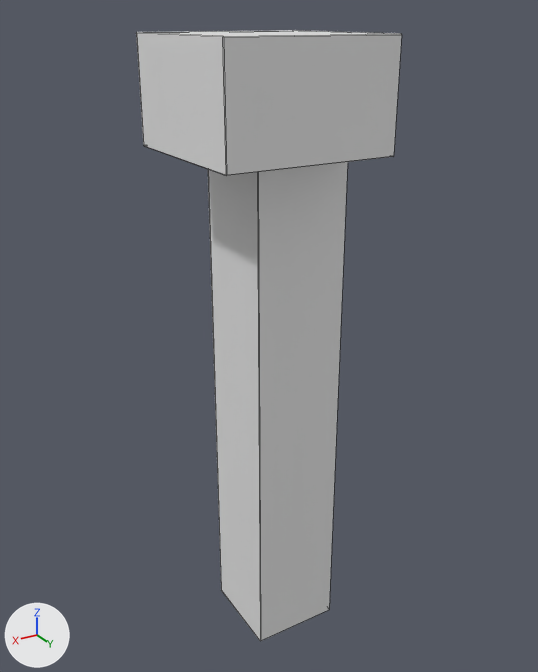
Before and after pictures for a commit that changed the FBX model SmugglerUnity/Assets/Models/urbanShops/wallCorner1.fbx.
Rendered twice from a camera (50 mm lens) standing at (0.306, 1.037, 2.04) and looking at (-0.79, -0.79, 1.127). The lights are fixed; the arrows at lower left show +X, +Y and +Z. Mesh edges are drawn as thin lines. Vertices at the same position are counted once.

Objects in the first picture: 'wallCorner1'.
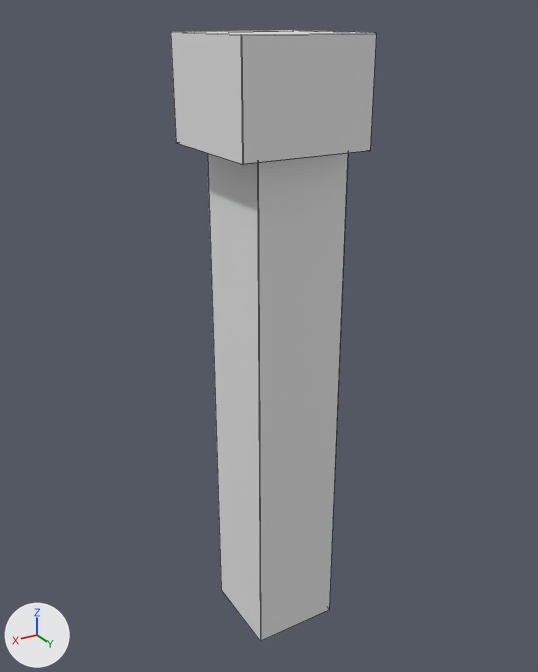
Pixel boxes (x1, y1, x2, y2) of what changed, in the pictures (538 x 672 px; the box of a moved part takes in the faces that stretch with it):
'wallCorner1', reshaped (23% narrower): before (136, 30, 402, 641); after (171, 30, 376, 641)
part 1 of me_mesh, moved or reshaped: before (136, 30, 402, 176); after (171, 30, 376, 165)

The change, as a list of edits to the scene's bpy script:
```text
Change me_mesh:
    where me_mesh.from_pydata(...)  # 48 vertices, 52 faces; spans x -1.0..-0.5, y -1.0..-0.5, z 0.0..2.0
    used by ob_wallcorner1; location = (0.0, 0.0, 0.0)
    before: 13 (-0.5, -0.5, 2.0) at pixel (223, 37), 14 (-0.5, -0.5, 2.0) at pixel (223, 36), 15 (-0.5, -0.5, 2.0) at pixel (222, 37), 16 (-1.0, -0.5, 2.0) at pixel (401, 34), 17 (-1.0, -0.5, 2.0) at pixel (401, 33)
    before: 18 (-1.0, -0.5, 2.0) at pixel (401, 34), 19 (-0.5, -1.0, 2.0) at pixel (136, 33), 20 (-0.5, -1.0, 2.0) at pixel (136, 33), 21 (-0.5, -1.0, 2.0) at pixel (136, 32), 33 (-1.0, -0.5, 1.7) at pixel (393, 156)
    before: 34 (-1.0, -0.5, 1.7) at pixel (393, 156), 35 (-1.0, -0.5, 1.7) at pixel (393, 155), 36 (-0.5, -1.0, 1.7) at pixel (143, 145), 37 (-0.5, -1.0, 1.7) at pixel (143, 145), 38 (-0.5, -1.0, 1.7) at pixel (144, 146)
    before: 39 (-0.5, -0.5, 1.7) at pixel (225, 174), 40 (-0.5, -0.5, 1.7) at pixel (226, 175), 41 (-0.5, -0.5, 1.7) at pixel (226, 175)
    me_mesh part 1
    add for i in [13, 14, 15, 39, 40, 41]: me_mesh.vertices[i].co += Vector((-0.1, -0.1, 0.0))
    add for i in [19, 20, 21, 36, 37, 38]: me_mesh.vertices[i].co += Vector((-0.1, 0.0, 0.0))
    add for i in [16, 17, 18, 33, 34, 35]: me_mesh.vertices[i].co += Vector((0.0, -0.1, 0.0))
```
